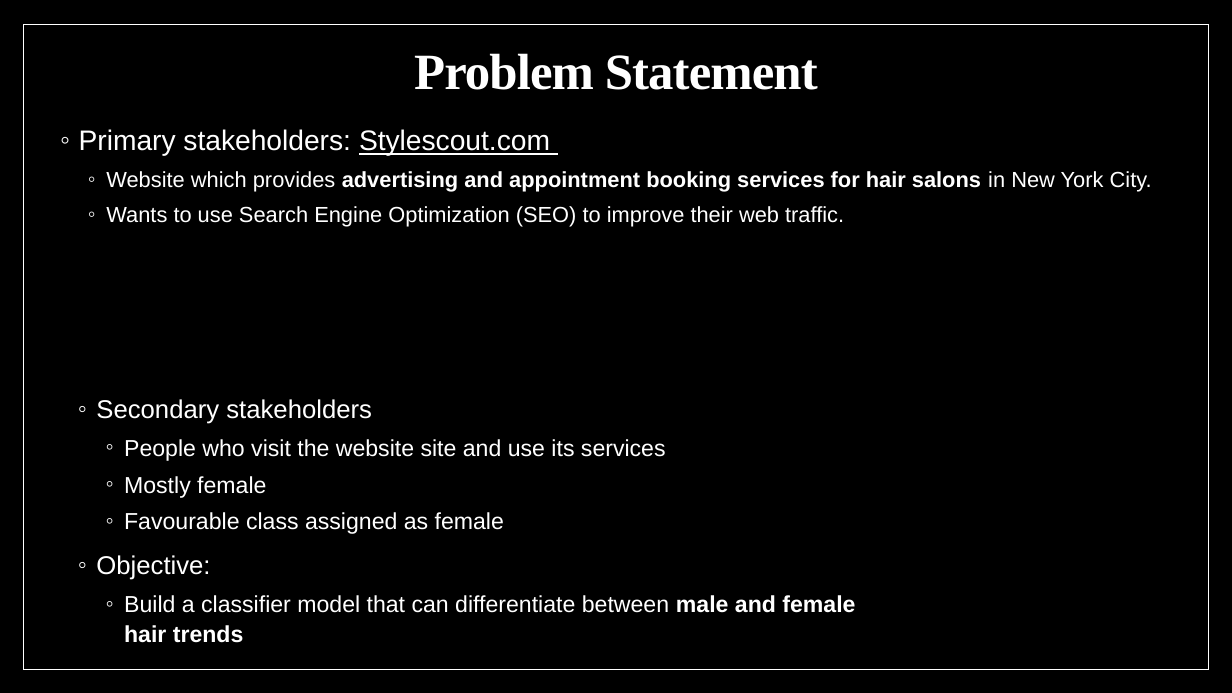
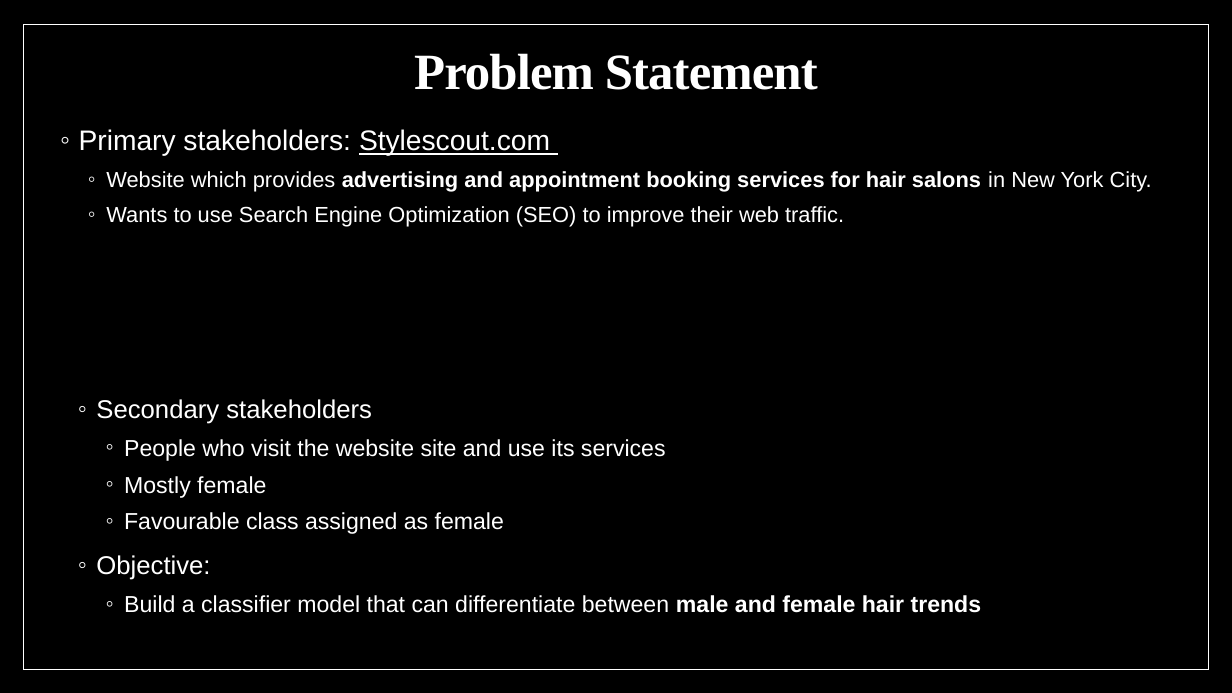
Before and after one commit to chrisgozali/GA_Projects, a slide deck: slide 2 of project_3/Presentation.pptx. Drawn at 1232x693 pixels with LibreOffice and Linux fonts; fonts in the diff are those of the drawing; background and template pictures are left out. Boxes give left, top, right and bottom in pixels: in the first picture for what was removed or moved away, otherwise in the second. Text is boxed around its words. In the diff, an @@ line names an element or a change of style, - is before the commit and + after.

```diff
--- a/project_3/Presentation.pptx
+++ b/project_3/Presentation.pptx
@@ text "Secondary stakeholders" rewrapped from (x1=96, y1=399, x2=855, y2=643) to (x1=96, y1=399, x2=982, y2=613) @@
```
Also in this commit, not shown: 6 other slides changed, 23 other files.
